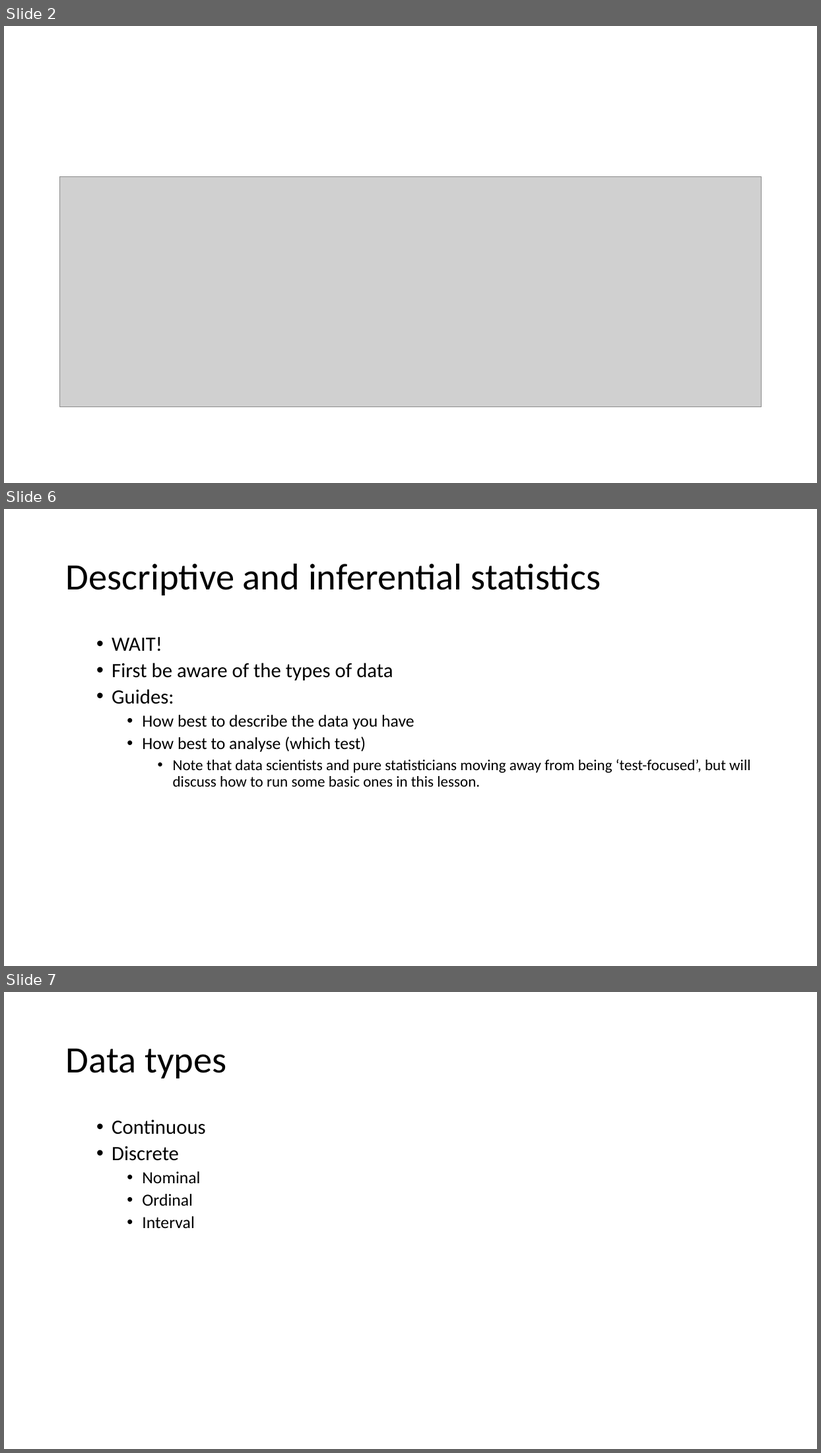
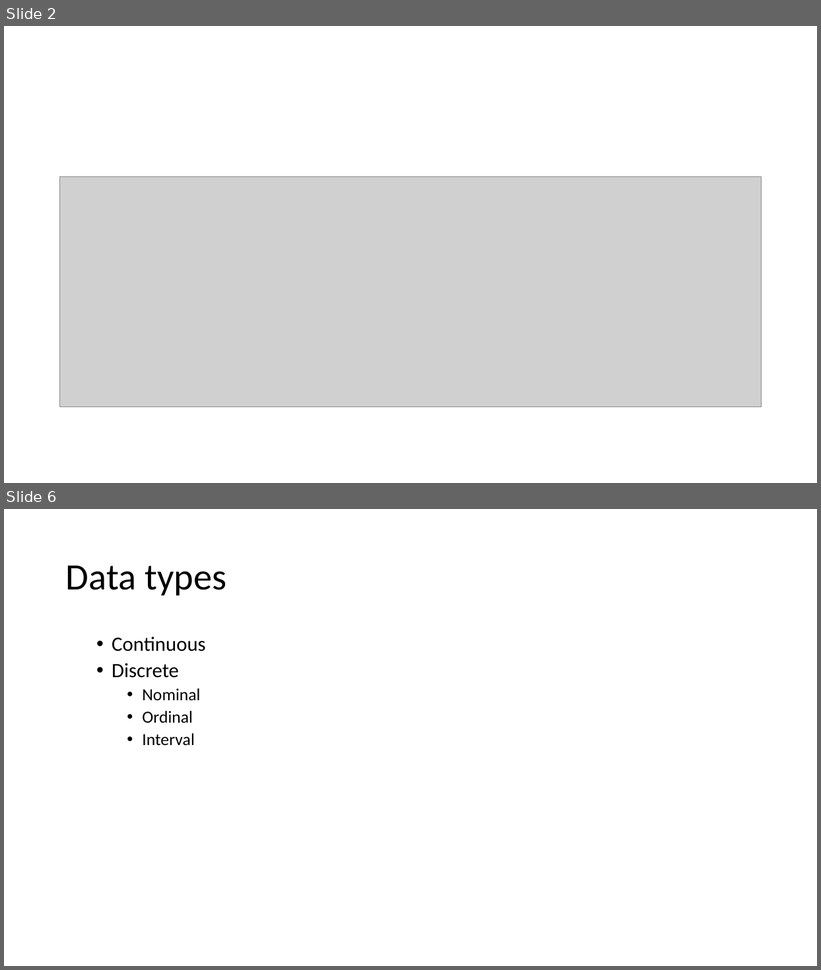
Before and after one commit to ClinicianCoders/ClinicianCoders, a slide deck: Workshops/Workshop6.pptx. Shown one above the other, each under a label of ours: slides 2, 6 and 7 before the commit, slides 2 and 6 after it; the slides between them are not shown. The pictures are 821x1453 and 821x970 pixels, drawn with LibreOffice and Linux fonts; fonts in the diff are those of the drawing; grey boxes stand for pictures. Boxes give left, top, right and bottom in pixels: in the first picture for what was removed or moved away, otherwise in the second. Text is boxed around its words. In the diff, an @@ line names an element or a change of style, - is before the commit and + after.

```diff
--- a/Workshops/Workshop6.pptx
+++ b/Workshops/Workshop6.pptx
@@ slide 6 removed at [4,509,817,966], background #FFFFFF @@
@@ title removed at [66,563,601,595] @@
-Descriptive and inferential statistics
@@ text removed at [112,637,750,787] @@
-  • WAIT!
-  • First be aware of the types of data
-  • Guides:
-    • How best to describe the data you have
-    • How best to analyse (which test)
-      • Note that data scientists and pure statisticians moving away from being ‘test-focused’, but will discuss how to run some basic ones in this lesson.
@@ what was slide 7 is now slide 6 @@
```
Also in this commit, not shown: 10 slides changed, 2 other slides removed, 7 other files.
